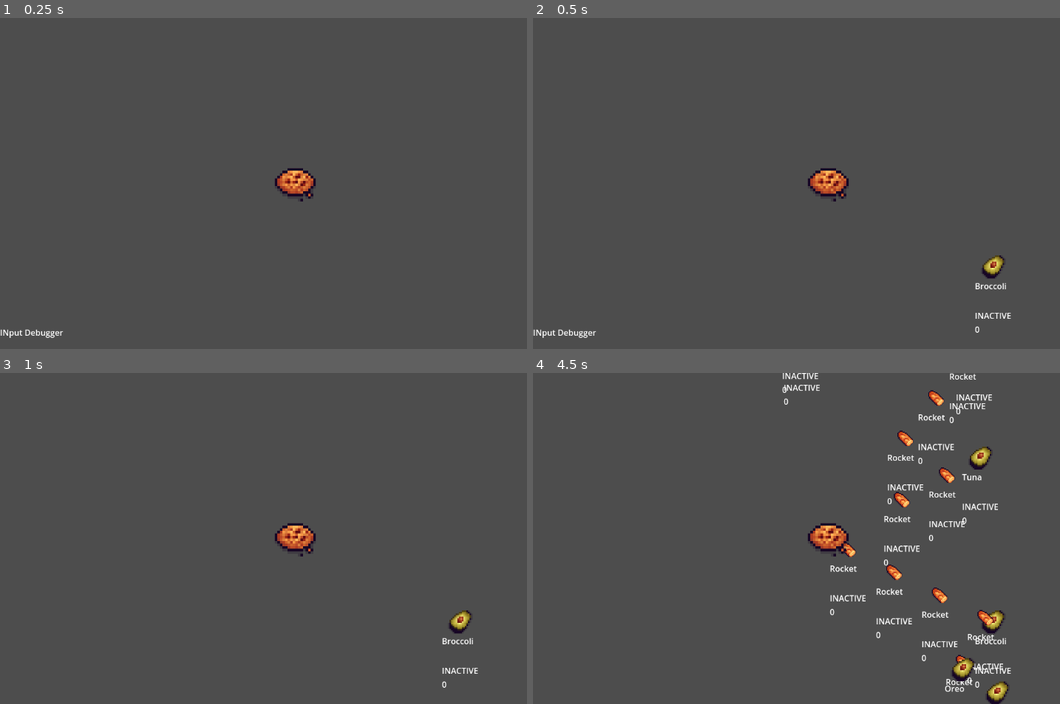
Above: before the commit, frames 1-4 (two rows, left to right).
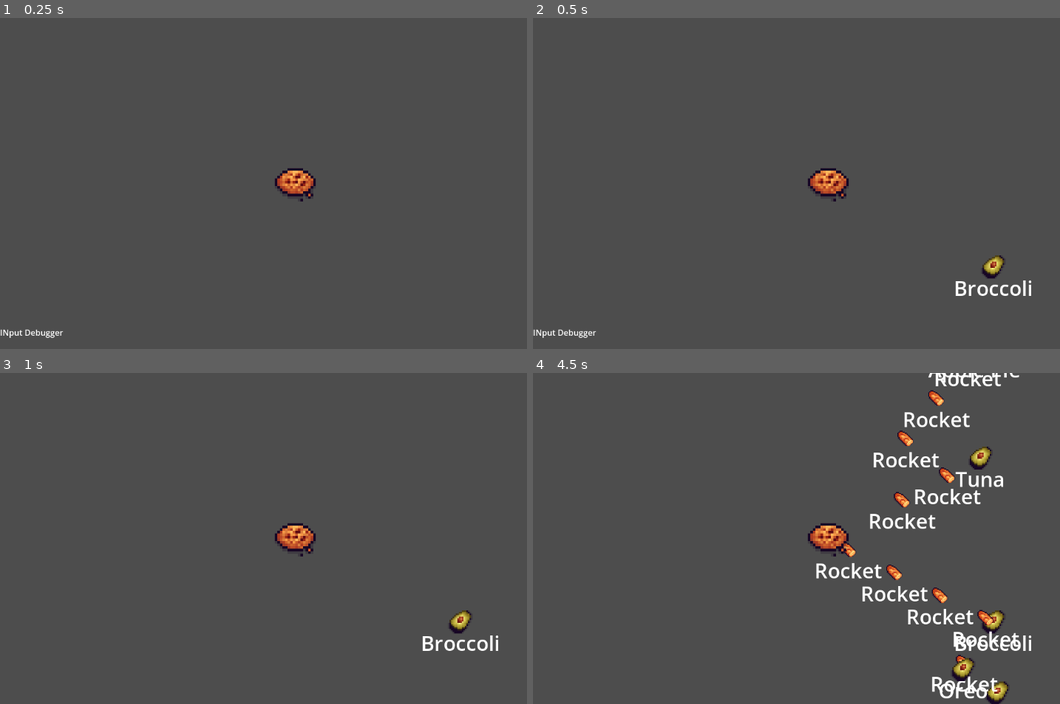
Above: after the commit, the same moments.

Repository: kam-zhan-yue/gmtk-2024
Game: Godot game, scene res://scenes/main.tscn
Same seed, same stepped clock (60 frames per second), same inputs: the game is played once before the commit and once after it.
Inputs:
- Up to frame 1 (0.25 s): no input
- Up to frame 2 (0.5 s): no input
- Up to frame 3 (1 s): tap Enter at 0.5 s; tap Backspace at 0.6 s
- Up to frame 4 (4.5 s): tap Space at 1.25 s; tap Backspace every 0.75 s from 1.35 to 4.35 s

Frame 1 is identical in both runs. In frame 2, 0.4% of the frame differs, in the area x 80-95%, y 79-96%; in frame 3, 0.4%; in frame 4, 4.6%, in the area x 47-95%, y 0-99%.

Commit message:
Implement rich text for type entity

Diff:
--- a/scenes/type_entity.tscn
+++ b/scenes/type_entity.tscn
@@ -6,16 +6,8 @@
 script = ExtResource("1_l5q5b")
 target = "Tuna"
 
-[node name="Display" type="RichTextLabel" parent="."]
-offset_left = -36.0
-offset_top = 56.0
-offset_right = 44.0
-offset_bottom = 87.0
-bbcode_enabled = true
-text = "Apple Pie"
-scroll_active = false
-
 [node name="Target" type="RichTextLabel" parent="."]
+visible = false
 offset_left = -36.0
 offset_top = 27.0
 offset_right = 44.0
@@ -24,7 +16,18 @@
 text = "Apple Pie"
 scroll_active = false
 
+[node name="Display" type="RichTextLabel" parent="."]
+offset_left = -92.0
+offset_top = 15.0
+offset_right = 92.0
+offset_bottom = 98.0
+theme_override_font_sizes/normal_font_size = 40
+bbcode_enabled = true
+text = "[center]Text[/center]"
+scroll_active = false
+
 [node name="State" type="RichTextLabel" parent="."]
+visible = false
 offset_left = -36.0
 offset_top = 85.0
 offset_right = 146.0
@@ -34,6 +37,7 @@
 scroll_active = false
 
 [node name="Index" type="RichTextLabel" parent="."]
+visible = false
 offset_left = -36.0
 offset_top = 112.0
 offset_right = 44.0
--- a/scripts/typing/type_entity.gd
+++ b/scripts/typing/type_entity.gd
@@ -75,7 +75,20 @@
 
 
 func update_state() -> void:
-	display.text = input
+	var total = index + incorrect
+	var overflow = total - target.length()
+
+	var correct_input := target.left(index)
+	var incorrect_input := target.right(len(target)-index) if overflow >= 0 else target.substr(index, incorrect)
+	var remainder_input := "" if overflow >= 0 else target.right(target.length() - total)
+	var overflow_input := "" if overflow < 0 else input.right(overflow)
+
+	var correct = str('[color=FOREST_GREEN]', correct_input, '[/color]')
+	var incorrect = str('[color=ORANGE_RED]', incorrect_input, '[/color]')
+	var remainder = str('[color=WHITE]', remainder_input, '[/color]')
+	var overflow_string = str('[color=DARK_RED]', overflow_input, '[/color]')
+	var final = str(correct, incorrect, remainder, overflow_string)
+	display.text = str('[center]', final,'[/center]')
 	state_display.text = TypeState.keys()[state]
 	target_display.text = target
 	index_display.text = str(index)
